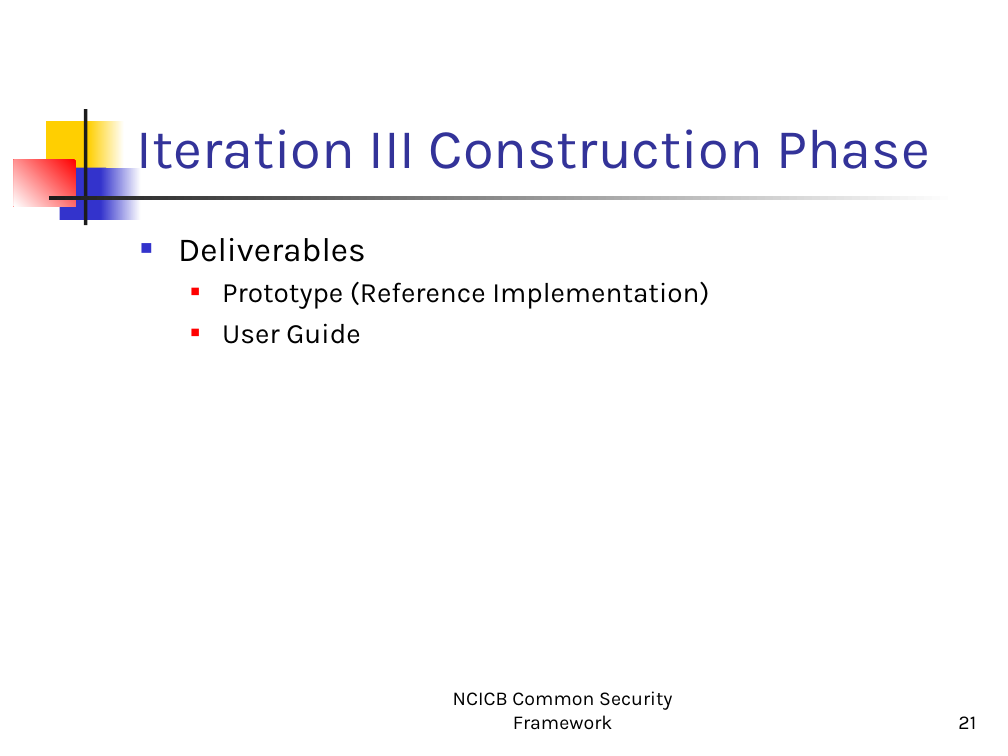
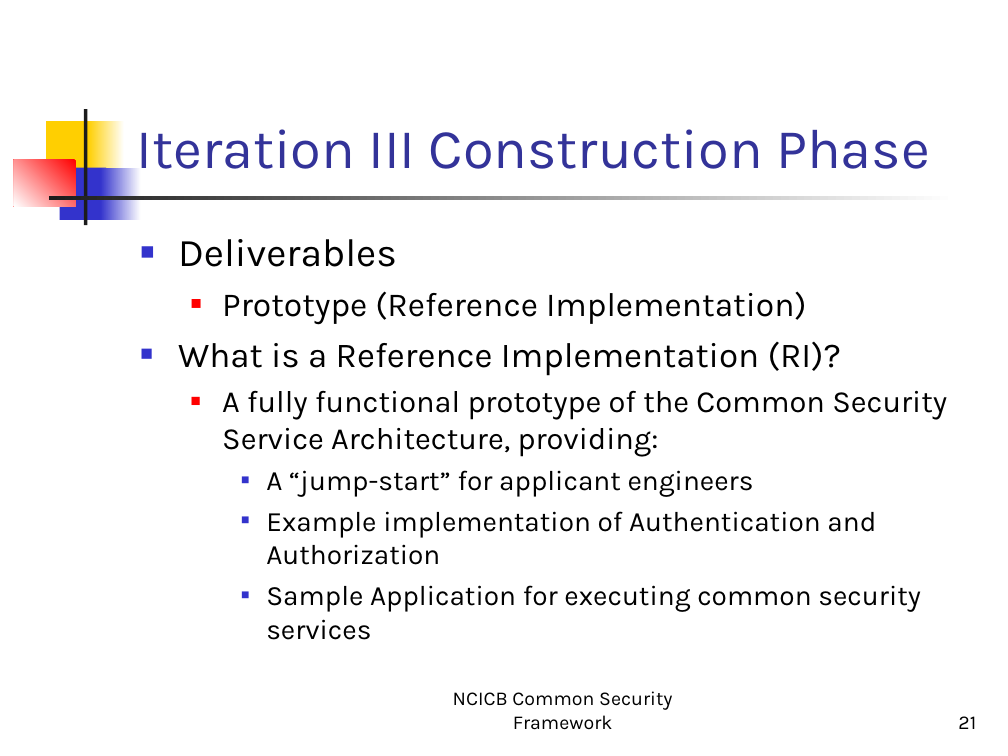
Before and after one commit to NCIP/common-security-module, a slide deck: slide 21 of phase2/doc/Security_working_group_presentation.ppt. Drawn at 1008x756 pixels with LibreOffice and Linux fonts; fonts in the diff are those of the drawing. Boxes give left, top, right and bottom in pixels: in the first picture for what was removed or moved away, otherwise in the second. Text is boxed around its words. In the diff, an @@ line names an element or a change of style, - is before the commit and + after.

Commit message:
added RI
SVN-Revision: 17

```diff
--- a/phase2/doc/Security_working_group_presentation.ppt
+++ b/phase2/doc/Security_working_group_presentation.ppt
@@ text at <box>178,239,806,325</box>: size 24 to 28 pt in "Deliverables"; size 20 to 24 pt in "Prototype (Reference Implementation)"; more space between paragraphs @@
@@ text at <box>178,342,947,640</box>: text changed @@
-  ■ User Guide
+■ What is a Reference Implementation (RI)?
+  ■ A fully functional prototype of the Common Security Service Architecture, providing:
+    ■ A “jump-start” for applicant engineers
+    ■ Example implementation of Authentication and Authorization
+    ■ Sample Application for executing common security services
```
